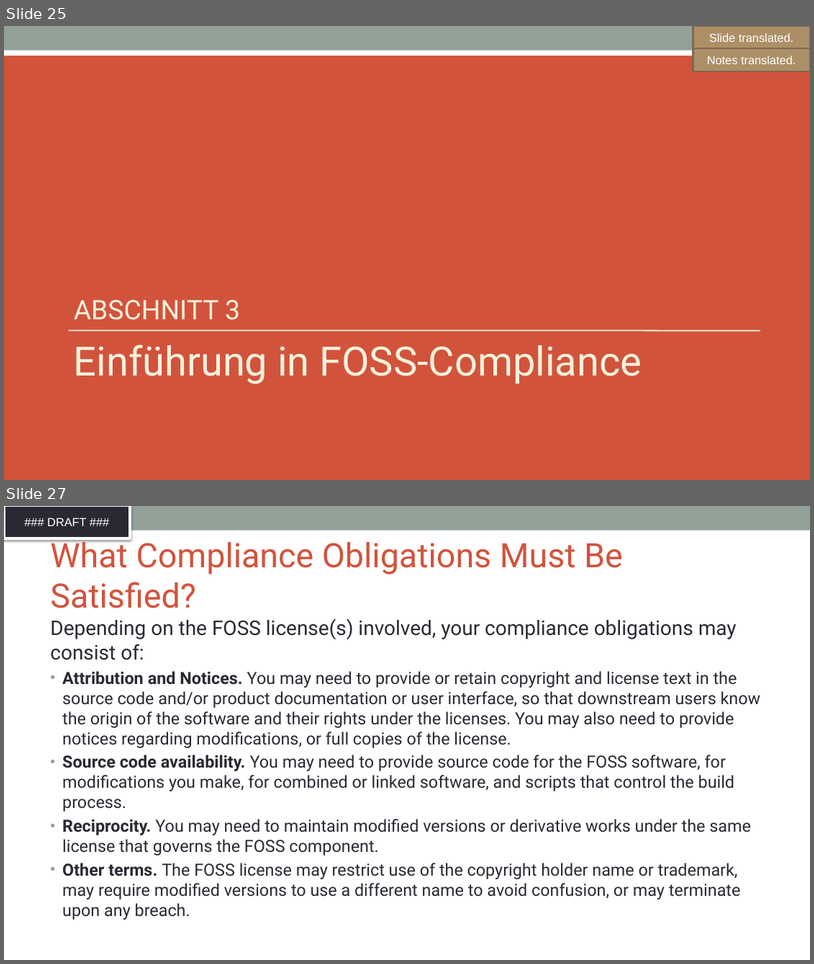
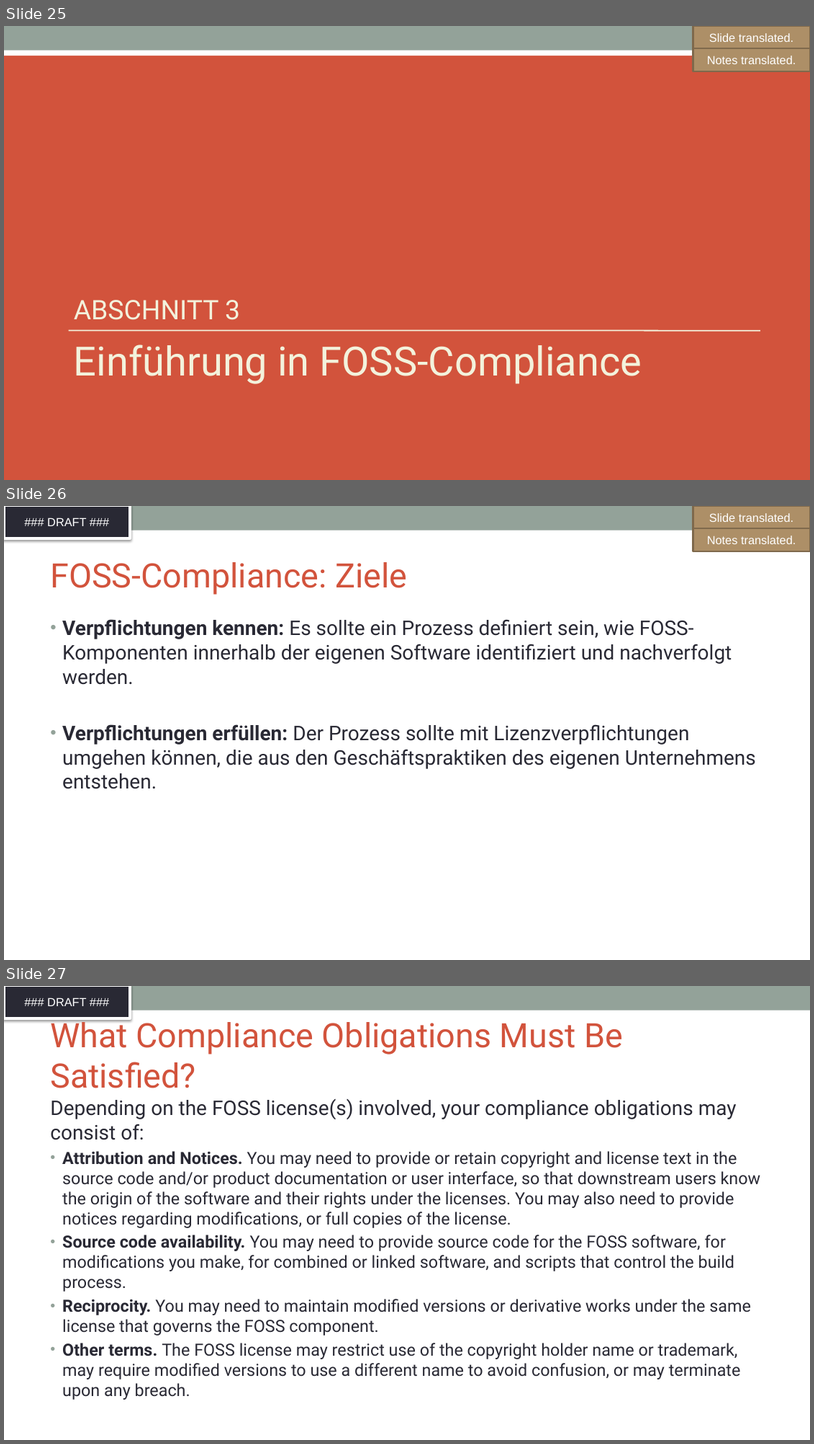
Before and after one commit to SThanheiser/curriculum, a slide deck: translation-DE/slides/DFT_openchain-curriculum-for-1-1_GER.pptx. Shown one above the other, each under a label of ours: slides 25 and 27 before the commit, slides 25, 26 and 27 after it; the slides between them are not shown. The pictures are 814x964 and 814x1444 pixels, drawn with LibreOffice and Linux fonts; fonts in the diff are those of the drawing; background and template pictures are left out. Boxes give left, top, right and bottom in pixels: in the first picture for what was removed or moved away, otherwise in the second. Text is boxed around its words. In the diff, an @@ line names an element or a change of style, - is before the commit and + after.

Commit message:
translation of slides 22-24, 26, minor fixes elsewhere

```diff
--- a/translation-DE/slides/DFT_openchain-curriculum-for-1-1_GER.pptx
+++ b/translation-DE/slides/DFT_openchain-curriculum-for-1-1_GER.pptx
@@ slide 26 added at (4, 506, 810, 960), background #FFFFFF; not listed: 2 template elements that a slide beside it also shows @@
@@ rectangle added at (694, 506, 810, 529), fill #AD8F67, outline #806A4C 2 pt, 14 pt, text #FFFFFF @@
+Slide translated.
@@ rectangle added at (694, 528, 810, 551), fill #AD8F67, outline #806A4C 2 pt, 14 pt, text #FFFFFF @@
+Notes translated.
@@ title added at (50, 562, 407, 595), 40 pt, text #D2533C @@
+FOSS-Compliance: Ziele
@@ text added at (62, 619, 756, 789), 24 pt, text #292934 @@
+• Verpflichtungen kennen: Es sollte ein Prozess definiert sein, wie FOSS-Komponenten innerhalb der eigenen Software identifiziert und nachverfolgt werden.
+• Verpflichtungen erfüllen: Der Prozess sollte mit Lizenzverpflichtungen umgehen können, die aus den Geschäftspraktiken des eigenen Unternehmens entstehen.
```
Also in this commit, not shown: 3 slides changed, 2 other slides added, 3 slides removed.
